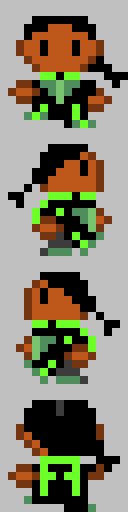
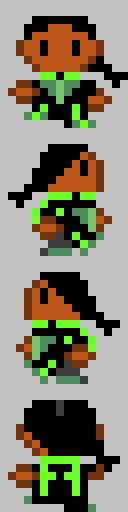
Two versions of the same layered image (128 x 512). Layer-by-layer changes:
painted on "walk3" over (24, 160, 104, 328)
showed "walk2", painted on it over (24, 160, 104, 328)
painted on "walk1" over (24, 160, 104, 328)
painted on "Background" over (24, 160, 96, 320)
